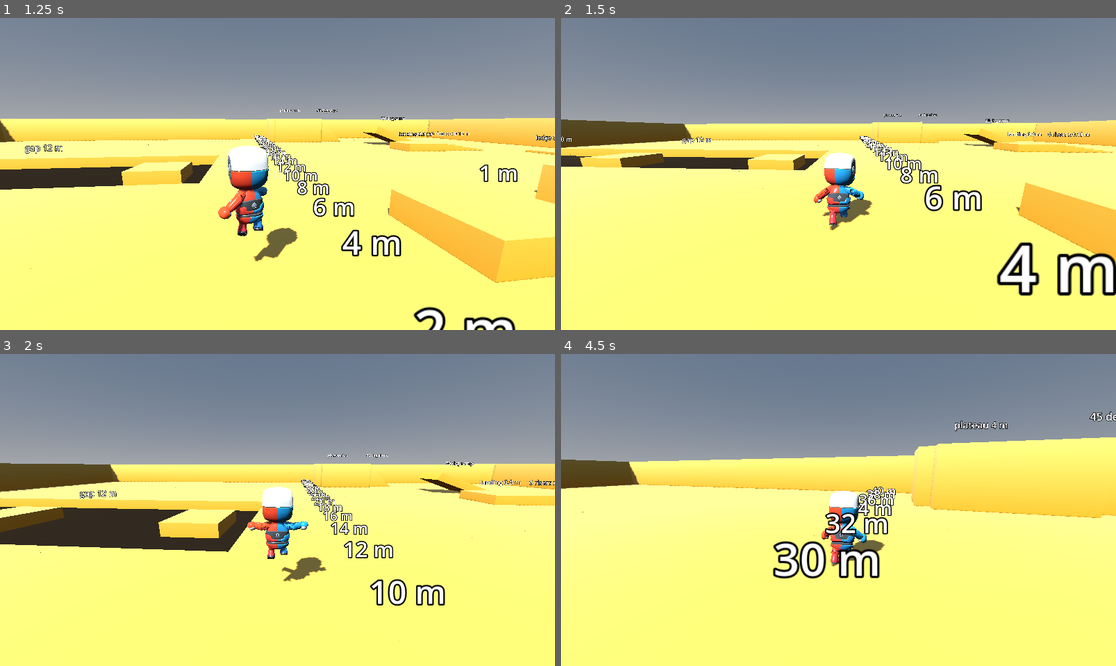
Above: before the commit, frames 1-4 (two rows, left to right).
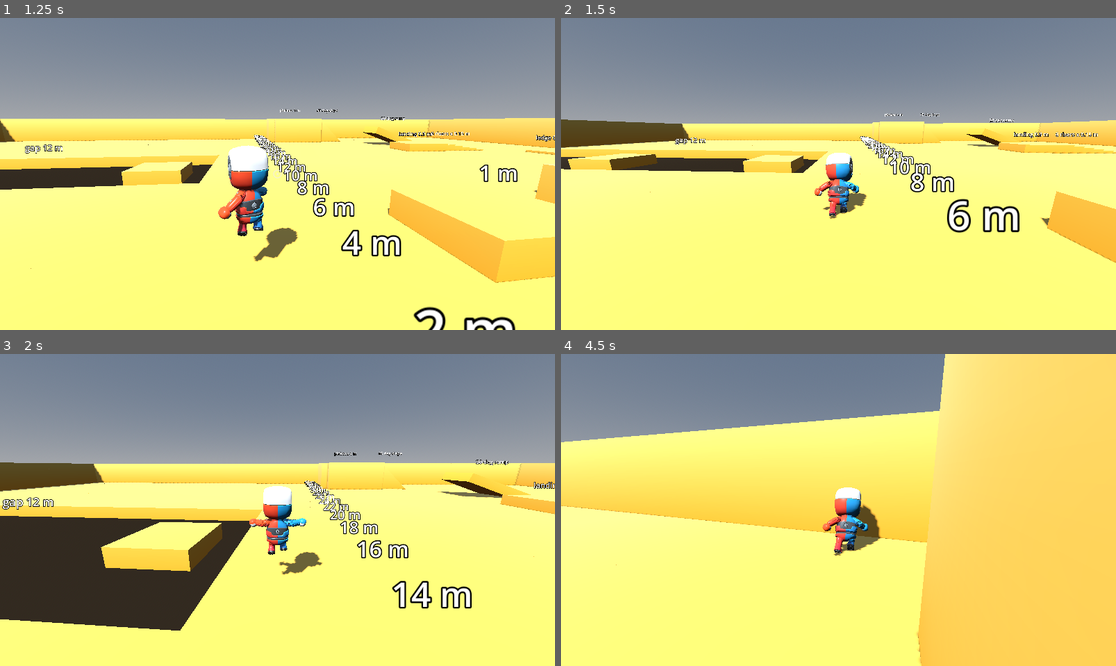
Above: after the commit, the same moments.

Repository: bistlaudio/Attimo
Game: Godot game, scene res://scenes/test/movement_gym.tscn
Two runs of this game, one before a commit and one after it. Both use one fixed random seed, a clock stepped at 60 frames per second and the inputs below.
Inputs (mouse positions are in pixels of both pictures, inside the frame that each line leads up to):
- Up to frame 1 (1.25 s): tap Enter at 0.5 s; move the mouse to (305, 174) at 0.52 s; hold W (move_forward) from 0.53 s (still down); hold Right mouse button (aim) from 0.53 s (still down); click (305, 174) at 0.67 s; tap Space (jump) at 0.77, 1.07 s; tap Shift (dash) at 0.8 s
- Up to frame 2 (1.5 s): keep holding W (move_forward); move the mouse to (810, 174) at 1.27 s; release Right mouse button (aim) at 1.28 s; tap Shift (dash) at 1.35 s
- Up to frame 3 (2 s): keep holding W (move_forward); tap Space (jump) at 1.52, 1.55, 1.82 s
- Up to frame 4 (4.5 s): keep holding W (move_forward); move the mouse to (849, 503) at 2.02 s; hold Space (jump) 2.03-2.78 s; right-click (849, 503) at 2.3 s; move the mouse to (832, 516) at 2.77 s; right-click (832, 516) at 2.85 s; click (832, 516) at 2.92 s; tap Space (jump) at 3.02, 3.32, 3.77, 3.8, 4.07 s; tap Shift (dash) at 3.05, 4.35 s; move the mouse to (877, 513) at 3.52 s; hold Middle mouse button (camera_recenter) 3.53-4.28 s; move the mouse to (794, 506) at 4.27 s

Frame 1 is identical in both runs. In frame 2, 7.7% of the frame differs, in the area x 0-100%, y 30-90%; in frame 3, 20%; in frame 4, 48%, in the area x 0-100%, y 0-100%.

Commit message:
fix(quick-261120-ef9): remove pirouette, landing and take-off dash lockouts
- PlayerController.dash_locked_reason() keeps only the aim lockout; the landing and take-off timers, the pirouette check and their constants are gone
- MovementConfig drops dash_block_takeoff and dash_block_landing (F2 panel back to 54 sliders)
- dash_blocked(position, reason) now only ever carries reason aim; the blocked-press twitch and the softer dash blends stay

Co-Authored-By: Claude Sonnet 5.5 <noreply@anthropic.com>

Diff:
--- a/attimo/autoload/event_bus.gd
+++ b/attimo/autoload/event_bus.gd
@@ -12,6 +12,6 @@
 signal chain_stage_changed(stage: int)
 ## Emitted by PlayerController when the aim hold starts (true) or ends (false), once per change (CAM-02). Listeners: CameraRig, the crosshair and the animator.
 signal aim_changed(active: bool)
-## Emitted by PlayerController when a dash press is refused by a lockout (quick 261120-dik): `reason` is &"aim", &"pirouette",
-## &"landing" or &"takeoff". Once per press, no dash starts and the cooldown and the air dash stay unspent. Listeners: later juice and audio.
+## Emitted by PlayerController when a dash press is refused while aiming (quick 261120-dik, reduced by 261120-ef9): `reason` is &"aim"
+## (the only lockout). Once per press, no dash starts and the cooldown and the air dash stay unspent. Listeners: later juice and audio.
 signal dash_blocked(position: Vector3, reason: StringName)
--- a/attimo/scripts/player/movement_config.gd
+++ b/attimo/scripts/player/movement_config.gd
@@ -1,7 +1,7 @@
 class_name MovementConfig
 extends Resource
 ## The one tunable movement resource (MOVE-10, D-23). Every movement number lives here.
-## Eleven groups, 56 live sliders in the F2 tuning panel: Run, Air, Gravity, Jump chain, Dash,
+## Eleven groups, 54 live sliders in the F2 tuning panel: Run, Air, Gravity, Jump chain, Dash,
 ## Long jump (dash hop), Timing windows, Floor and platforms, Aim, Pose, Clip playback. Gravity is set directly
 ## (rise_gravity, fall_multiplier); jump speeds are derived from the heights, so editing a
 ## height never changes the fall feel. Every divisor field has a strictly positive minimum (T-02-02).
@@ -77,10 +77,6 @@
 @export_range(0.05, 1.5, 0.01) var landing_window: float = 0.35
 ## Seconds after a dash in which a jump still counts as a long jump; raise it for a more forgiving dash hop.
 @export_range(0.0, 0.5, 0.01) var dash_jump_grace: float = 0.15
-## Seconds after a jump take-off in which a dash press is refused (blocked feedback, no buffering); raise it for a longer lockout.
-@export_range(0.0, 0.3, 0.01) var dash_block_takeoff: float = 0.1
-## Seconds after touchdown in which a dash press is refused (blocked feedback, no buffering); raise it for a longer lockout.
-@export_range(0.0, 0.3, 0.01) var dash_block_landing: float = 0.1
 ## Ground speed under which the chain and the long-jump stack reset in m/s; raise it so slow walking breaks the combo.
 @export_range(0.0, 5.0, 0.1) var combo_reset_speed: float = 0.5
 
--- a/attimo/scripts/player/player_controller.gd
+++ b/attimo/scripts/player/player_controller.gd
@@ -38,18 +38,11 @@
 ## True while the aim button is held (CAM-02, D-09). While true this controller owns the facing: VisualRoot's yaw follows
 ## the camera every physics tick and face() and face_now() do nothing. Changes emit aim_changed.
 var aiming: bool = false
-## Seconds left of the landing lockout: a dash press is refused after touchdown (quick 261120-dik). Set in _land.
-var dash_landing_lock_timer: float = 0.0
-## Seconds left of the take-off lockout: a dash press is refused after a jump leaves the floor. Set in _leave_floor.
-var dash_takeoff_lock_timer: float = 0.0
 ## Seconds left of the blocked-dash twitch. ProceduralPose reads it; a refused dash press starts it.
 var dash_twitch_timer: float = 0.0
 
-## Reasons dash_locked_reason() returns (also the `reason` of EventBus.dash_blocked).
+## Reason dash_locked_reason() returns (also the `reason` of EventBus.dash_blocked). Aim is the only dash lockout.
 const DASH_LOCK_AIM: StringName = &"aim"
-const DASH_LOCK_PIROUETTE: StringName = &"pirouette"
-const DASH_LOCK_LANDING: StringName = &"landing"
-const DASH_LOCK_TAKEOFF: StringName = &"takeoff"
 
 var _was_on_floor: bool = true
 var _dash_block_frame: int = -1
@@ -57,7 +50,6 @@
 
 @onready var visual_root: Node3D = $VisualRoot
 @onready var state_machine: StateMachine = $StateMachine
-@onready var _pose: ProceduralPose = get_node_or_null(^"ProceduralPose") as ProceduralPose
 
 
 func _ready() -> void:
@@ -171,8 +163,6 @@
 	move_velocity = Vector3.ZERO
 	vertical_speed = 0.0
 	velocity = Vector3.ZERO
-	dash_landing_lock_timer = 0.0
-	dash_takeoff_lock_timer = 0.0
 	_was_on_floor = false
 	reset_physics_interpolation()
 
@@ -213,22 +203,16 @@
 	return coyote_timer > 0.0
 
 
-## Why a dash is locked right now, or &"" when no lockout applies (quick 261120-dik). The one place both the ground and
-## the air states ask: no dash while aiming, none during the Jump 3 / long jump stage 3 pirouette until it ends, none in the
-## landing window after touchdown or the take-off window after a jump. The cooldown and the air dash charge are not lockouts.
+## Why a dash is locked right now, or &"" when no lockout applies (quick 261120-dik, reduced by quick 261120-ef9). The one place
+## both the ground and the air states ask. The only lockout is aim: no dash while aiming. The pirouette, the landing and the
+## take-off never lock the dash (a dash hop on the landing tick works). The cooldown and the air dash charge are not lockouts.
 func dash_locked_reason() -> StringName:
 	if aiming:
 		return DASH_LOCK_AIM
-	if _pose != null and _pose.spinning:
-		return DASH_LOCK_PIROUETTE
-	if dash_landing_lock_timer > 0.0:
-		return DASH_LOCK_LANDING
-	if dash_takeoff_lock_timer > 0.0:
-		return DASH_LOCK_TAKEOFF
 	return &""
 
 
-## True when a dash may start: no lockout, the cooldown has elapsed, and on the ground always, in the air only while
+## True when a dash may start: not aiming, the cooldown has elapsed, and on the ground always, in the air only while
 ## the air dash of this airtime is unspent (D-12).
 func can_dash() -> bool:
 	if dash_locked_reason() != &"":
@@ -311,15 +295,13 @@
 	EventBus.chain_stage_changed.emit(stage)
 
 
-## Per-tick timers (coyote, buffer, dash cooldown, long jump grace, dash lockouts, landing window). Runs before the states, so every state
+## Per-tick timers (coyote, buffer, dash cooldown, long jump grace, blocked-dash twitch, landing window). Runs before the states, so every state
 ## sees the same timers. Polling just_pressed in the physics tick catches presses between two ticks.
 func _tick_timers(delta: float) -> void:
 	coyote_timer = maxf(coyote_timer - delta, 0.0)
 	jump_buffer_timer = maxf(jump_buffer_timer - delta, 0.0)
 	dash_cooldown_timer = maxf(dash_cooldown_timer - delta, 0.0)
 	dash_jump_grace_timer = maxf(dash_jump_grace_timer - delta, 0.0)
-	dash_landing_lock_timer = maxf(dash_landing_lock_timer - delta, 0.0)
-	dash_takeoff_lock_timer = maxf(dash_takeoff_lock_timer - delta, 0.0)
 	dash_twitch_timer = maxf(dash_twitch_timer - delta, 0.0)
 	_tick_combo(delta)
 	if Input.is_action_just_pressed(&"jump"):
@@ -413,7 +395,6 @@
 func _land(impact_speed: float) -> void:
 	air_dash_available = true
 	coyote_timer = 0.0
-	dash_landing_lock_timer = config.dash_block_landing
 	if chain_stage > 0 or long_jump_stage > 0:
 		combo_timer = config.landing_window
 	EventBus.landed.emit(global_position, impact_speed)
@@ -423,9 +404,6 @@
 	# Coyote time starts only when the body walked off (a jump take-off leaves with upward speed).
 	if vertical_speed <= 0.0:
 		coyote_timer = config.coyote_time
-	else:
-		# A jump take-off (not a walk off a ledge) locks the dash for a short window.
-		dash_takeoff_lock_timer = config.dash_block_takeoff
 	move_velocity.x += _last_platform_velocity.x * config.platform_carry
 	move_velocity.z += _last_platform_velocity.z * config.platform_carry
 	air_speed_cap = maxf(config.run_speed, horizontal_speed())
--- a/attimo/scripts/player/states/dash.gd
+++ b/attimo/scripts/player/states/dash.gd
@@ -8,7 +8,7 @@
 ## A jump press during a ground dash leaves it into the LongJump (D-06; the hop sets its own speed per stage).
 ## During an air dash a jump press only stays in the buffer: there is no air jump (MOVE-05). A ground dash that
 ## ended on the ground opens the config.dash_jump_grace window in which a jump is still a long jump (GroundState).
-## A dash never starts while aiming or inside a lockout (PlayerController.dash_locked_reason, quick 261120-dik); a refused press never reaches enter.
+## A dash never starts while aiming (PlayerController.dash_locked_reason, quick 261120-dik); a refused press never reaches enter.
 ## Emits the dash_started fact once on enter. A ground dash started without aim is shown as the retargeted Running_Slide
 ## (DEV-04, quick 261118-qbt); that is presentation only, see `slide`.
 
